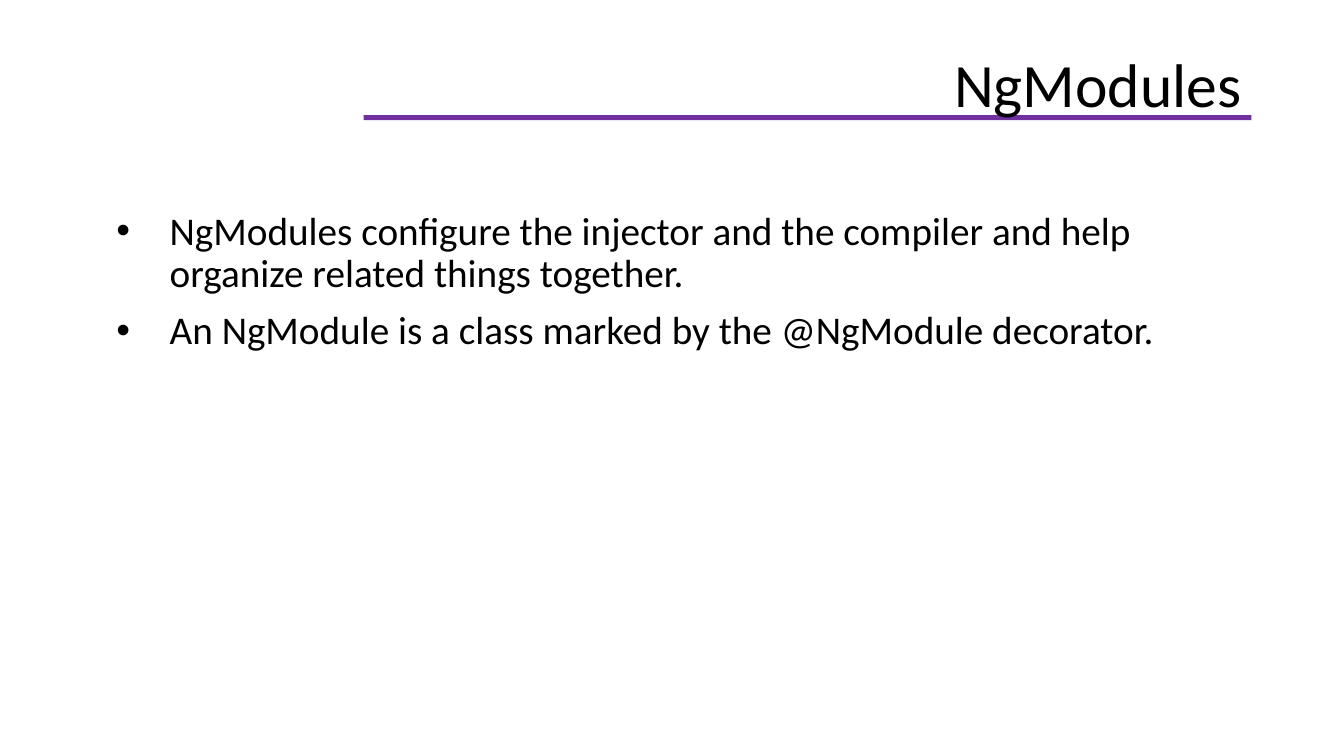
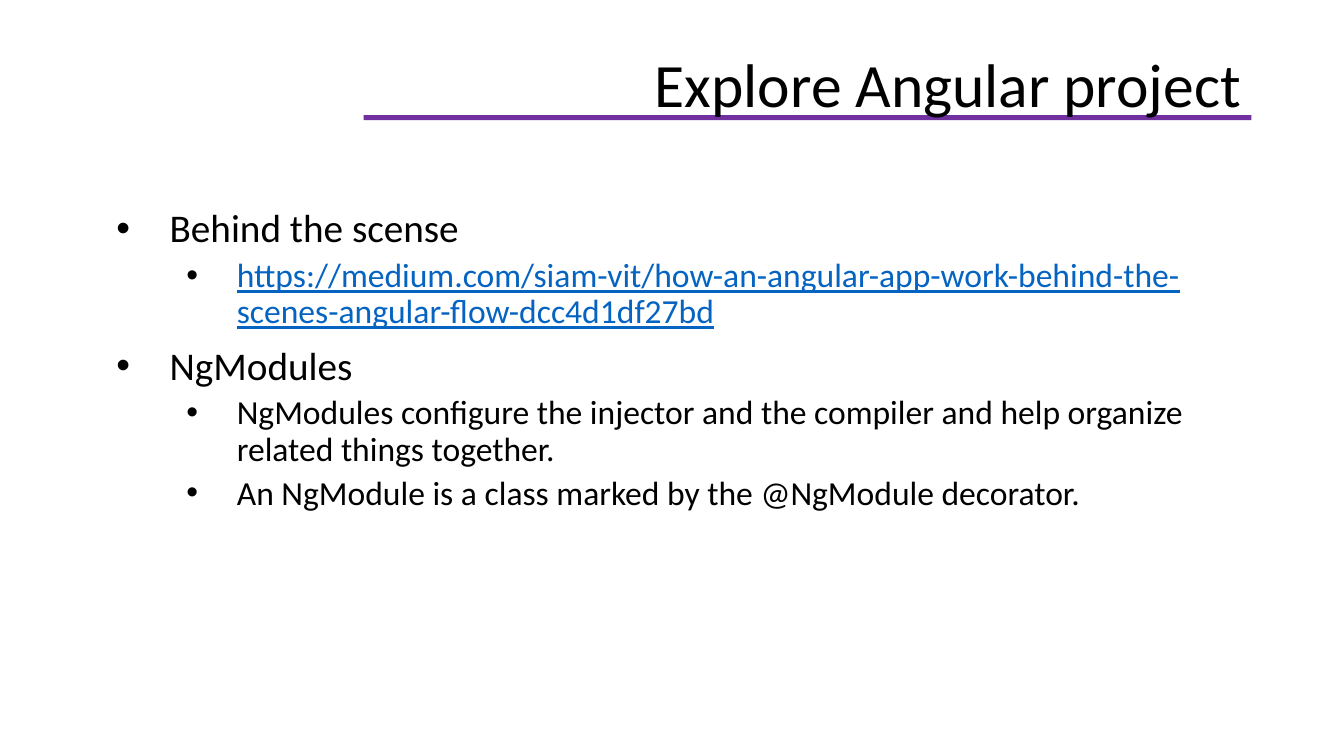
Before and after one commit to helenhash/angular-training, a slide deck: slide 14 of docs/Angular Training.pptx (slide 20 before the commit). Drawn at 1344x756 pixels with LibreOffice and Linux fonts; fonts in the diff are those of the drawing; background and template pictures are left out. Boxes give left, top, right and bottom in pixels: in the first picture for what was removed or moved away, otherwise in the second. Text is boxed around its words. In the diff, an @@ line names an element or a change of style, - is before the commit and + after.

```diff
--- a/docs/Angular Training.pptx
+++ b/docs/Angular Training.pptx
@@ title at bbox=[655, 64, 1241, 120]: text changed @@
-NgModules
+Explore Angular project
@@ text at bbox=[170, 214, 1179, 387]: paragraphs added @@
+• Behind the scense
+  • https://medium.com/siam-vit/how-an-angular-app-work-behind-the-scenes-angular-flow-dcc4d1df27bd
+• NgModules
@@ text at bbox=[237, 400, 1183, 511]: size 21 to 18 pt in "NgModules configure the injector and the compiler ...", "An NgModule is a class marked by ..."; list level 1 to 2 in "NgModules configure the injector and ..."; list level 1 to 2 in "An NgModule is a class ..." @@
```
Also in this commit, not shown: 43 other slides changed, 9 slides added, 9 slides removed, 18 other files.
